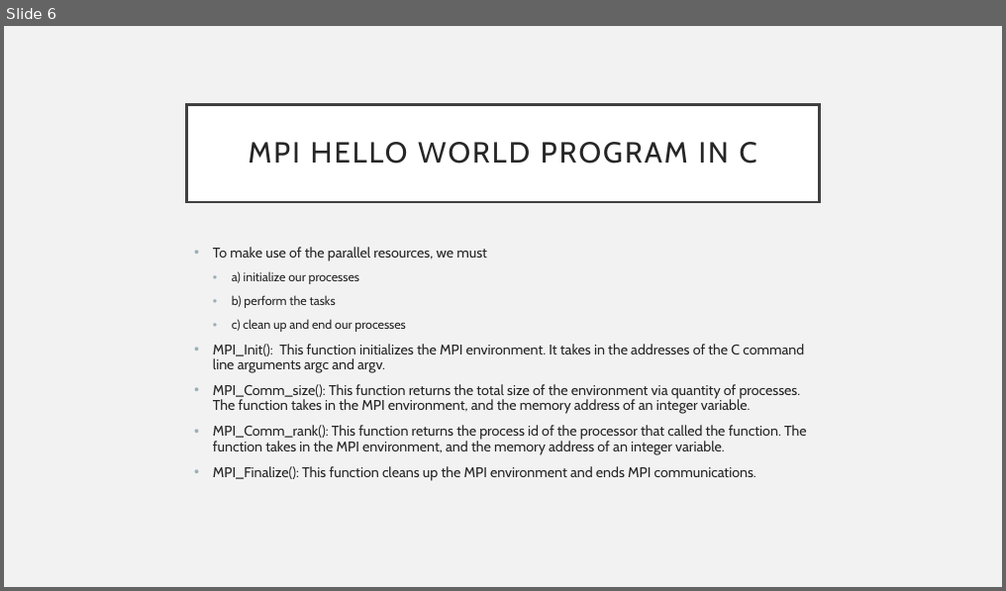
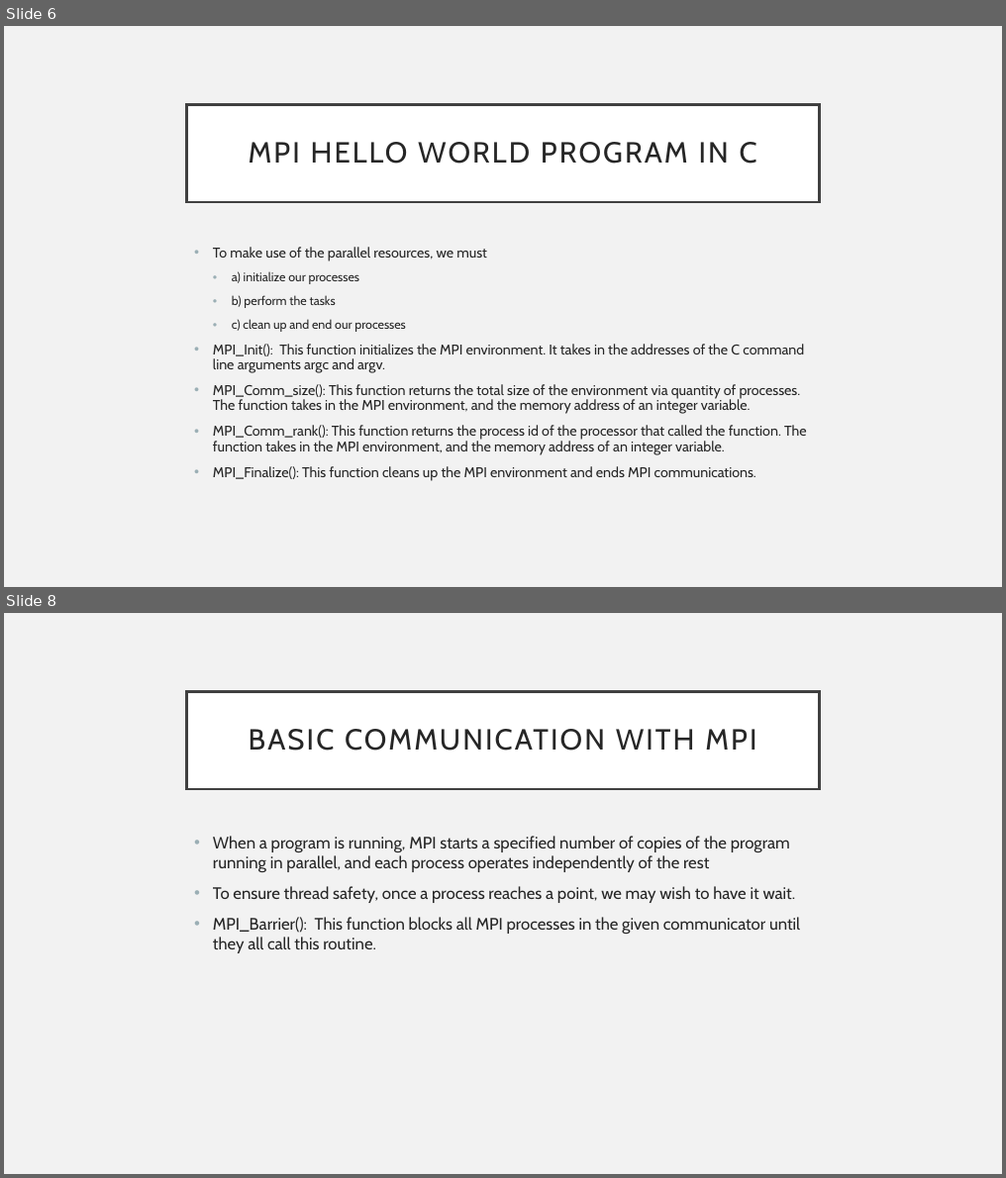
Before and after one commit to Andrewpensoneault/Intro-Parallel-Computing, a slide deck: Lectures/Lecture 3/lecture3.pptx. Shown one above the other, each under a label of ours: slide 6 before the commit, slides 6 and 8 after it; the slides between them are not shown. The pictures are 1006x591 and 1006x1178 pixels, drawn with LibreOffice and Linux fonts; fonts in the diff are those of the drawing. Boxes give left, top, right and bottom in pixels: in the first picture for what was removed or moved away, otherwise in the second. Text is boxed around its words. In the diff, an @@ line names an element or a change of style, - is before the commit and + after.

Commit message:
Added wait

```diff
--- a/Lectures/Lecture 3/lecture3.pptx
+++ b/Lectures/Lecture 3/lecture3.pptx
@@ slide 8 added at [4, 613, 1002, 1174], background #F2F2F2 @@
@@ title added at [187, 691, 819, 789], fill #FFFFFF, outline #404040 2.5 pt, 28 pt, text #262626 @@
+BASIC COMMUNICATION WITH MPI
@@ text added at [213, 836, 800, 954], 16 pt, text #262626 @@
+• When a program is running, MPI starts a specified number of copies of the program running in parallel, and each process operates independently of the rest
+• To ensure thread safety, once a process reaches a point, we may wish to have it wait.
+• MPI_Barrier(): This function blocks all MPI processes in the given communicator until they all call this routine.
```
Also in this commit, not shown: 2 slides changed, 6 slides removed, 1 other file.
